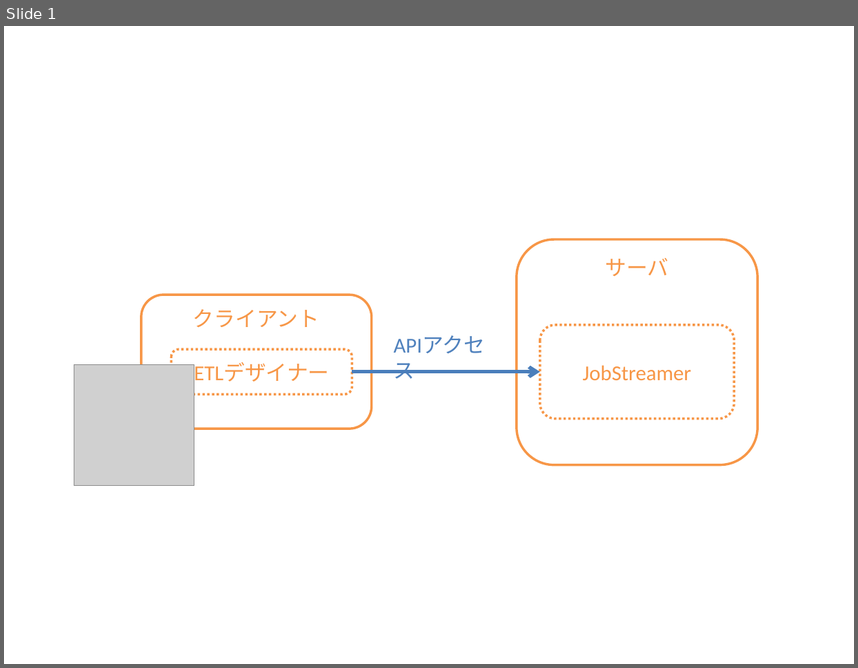
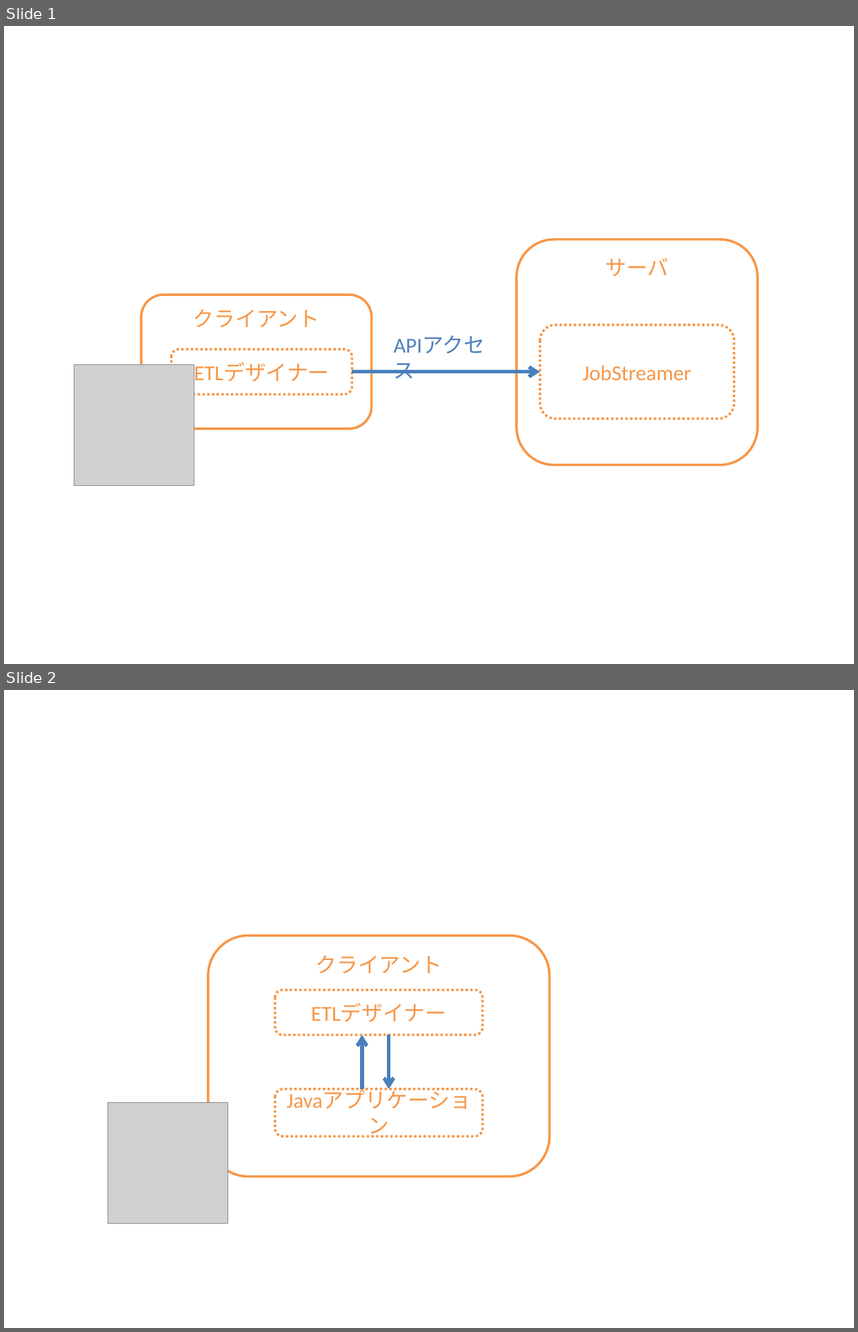
Before and after one commit to nablarch/nablarch-etl-designer, a slide deck: doc/image/etl-designer-images.pptx. Shown one above the other, each under a label of ours: slide 1 before the commit, slides 1 and 2 after it. The pictures are 858x668 and 858x1332 pixels, drawn with LibreOffice and Linux fonts; fonts in the diff are those of the drawing; grey boxes stand for pictures. Boxes give left, top, right and bottom in pixels: in the first picture for what was removed or moved away, otherwise in the second. Text is boxed around its words. In the diff, an @@ line names an element or a change of style, - is before the commit and + after.

Commit message:
NAB-454 ETLデザイナーの最新化

```diff
--- a/doc/image/etl-designer-images.pptx
+++ b/doc/image/etl-designer-images.pptx
@@ slide 2 added at [4, 690, 854, 1328], background #FFFFFF @@
@@ group added at [107, 936, 550, 1223]: 3 rounded rectangles, 2 arrows, 1 picture @@
+クライアント
+ETLデザイナー
+Javaアプリケーション
```
Also in this commit, not shown: 1 slide changed, 13 other files.
